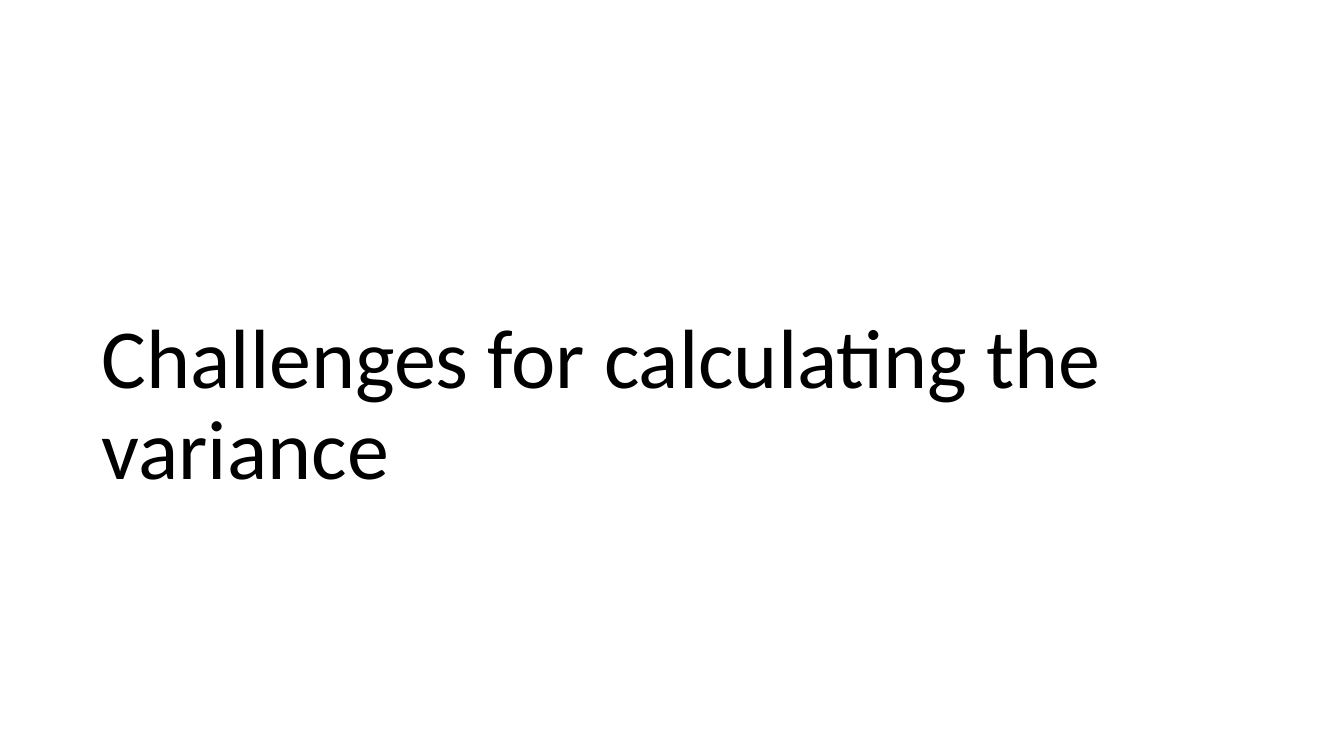
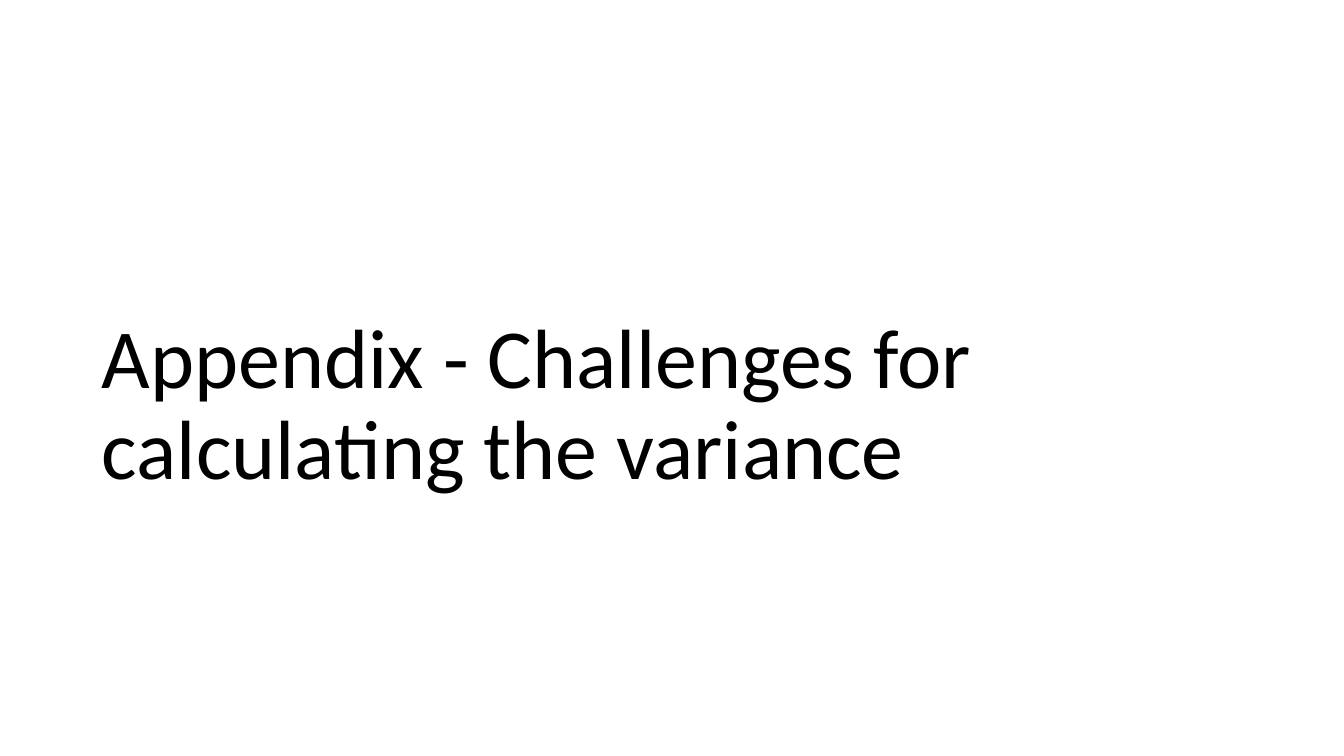
Before and after one commit to shoepaladin/causalinference_crashcourse, a slide deck: slide 29 of Powerpoints/3 Inference.pptx (slide 9 before the commit). Drawn at 1344x756 pixels with LibreOffice and Linux fonts; fonts in the diff are those of the drawing. Boxes give left, top, right and bottom in pixels: in the first picture for what was removed or moved away, otherwise in the second. Text is boxed around its words. In the diff, an @@ line names an element or a change of style, - is before the commit and + after.

```diff
--- a/Powerpoints/3 Inference.pptx
+++ b/Powerpoints/3 Inference.pptx
@@ title at bbox=[102, 329, 971, 494]: text changed @@
-Challenges for calculating the variance
+Appendix - Challenges for calculating the variance
```
Also in this commit, not shown: 3 slides added, 1 slide removed, 6 other files.
